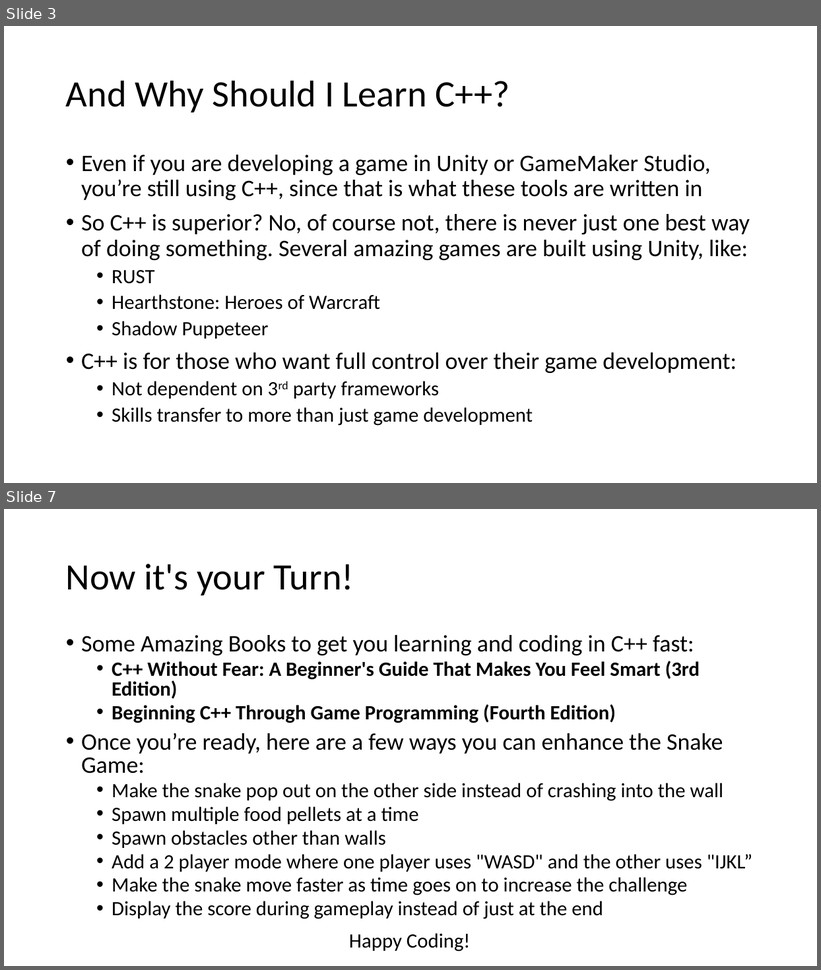
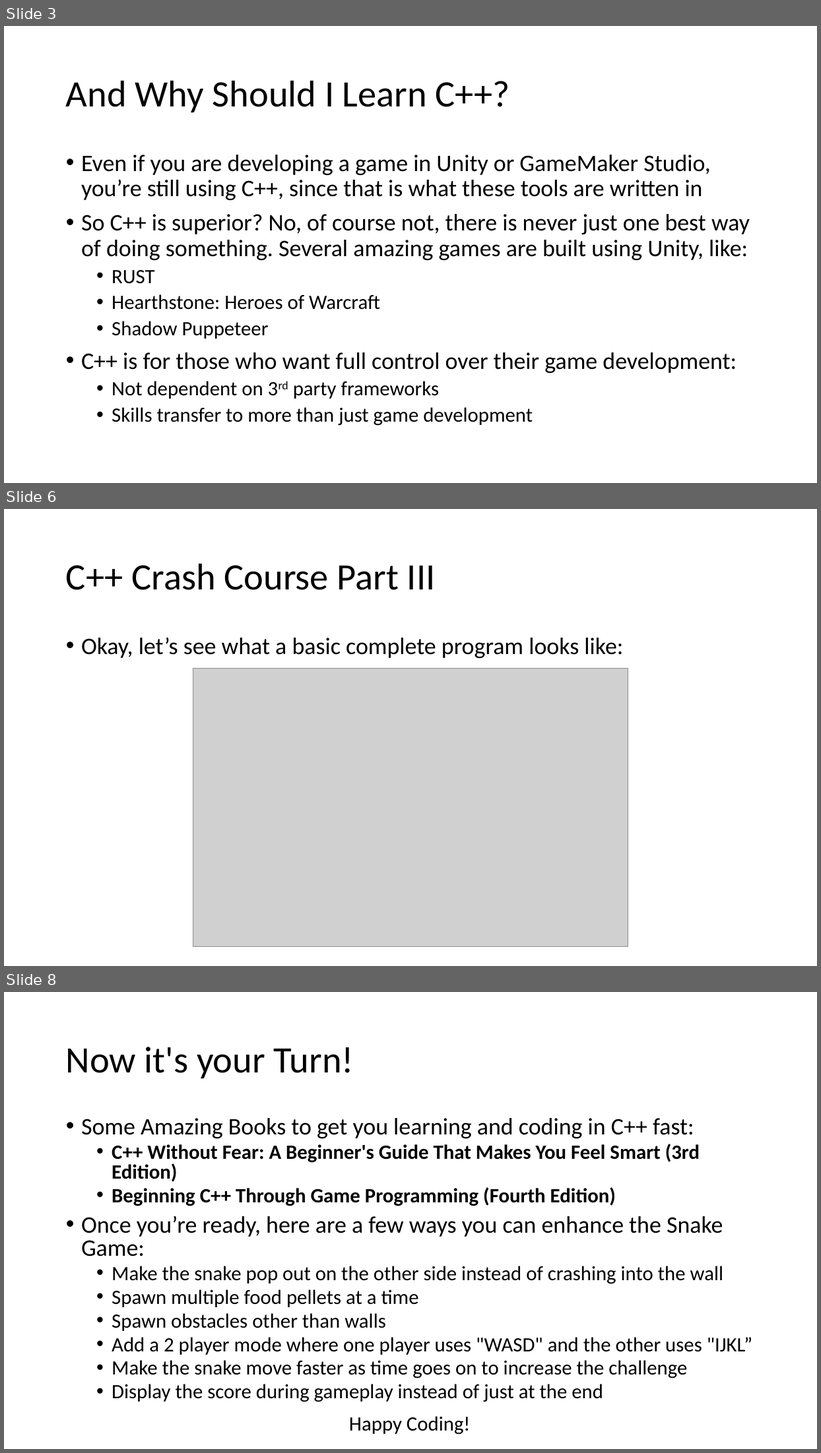
Before and after one commit to sgowen/IntroToCPlusPlusGameDev, a slide deck: IntroToCPlusPlusGameDev.pptx. Shown one above the other, each under a label of ours: slides 3 and 7 before the commit, slides 3, 6 and 8 after it; the slides between them are not shown. The pictures are 821x970 and 821x1453 pixels, drawn with LibreOffice and Linux fonts; fonts in the diff are those of the drawing; grey boxes stand for pictures. Boxes give left, top, right and bottom in pixels: in the first picture for what was removed or moved away, otherwise in the second. Text is boxed around its words. In the diff, an @@ line names an element or a change of style, - is before the commit and + after.

```diff
--- a/IntroToCPlusPlusGameDev.pptx
+++ b/IntroToCPlusPlusGameDev.pptx
@@ slide 6 added at <box>4,509,817,966</box>, background #FFFFFF @@
@@ title added at <box>66,563,436,590</box>, 44 pt, text #000000 @@
+C++ Crash Course Part III
@@ text added at <box>81,638,623,658</box>, 28 pt, text #000000 @@
+• Okay, let’s see what a basic complete program looks like:
@@ picture added at <box>193,668,628,947</box> @@
@@ what was slide 7 is now slide 8 @@
```
Also in this commit, not shown: 4 slides changed, 2 other files.
